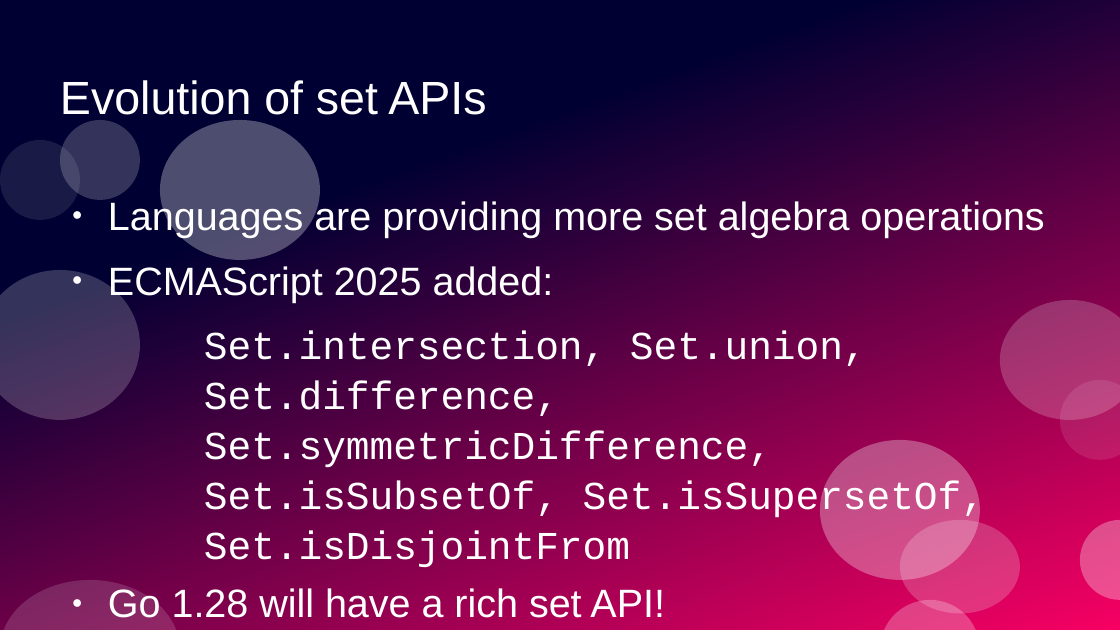
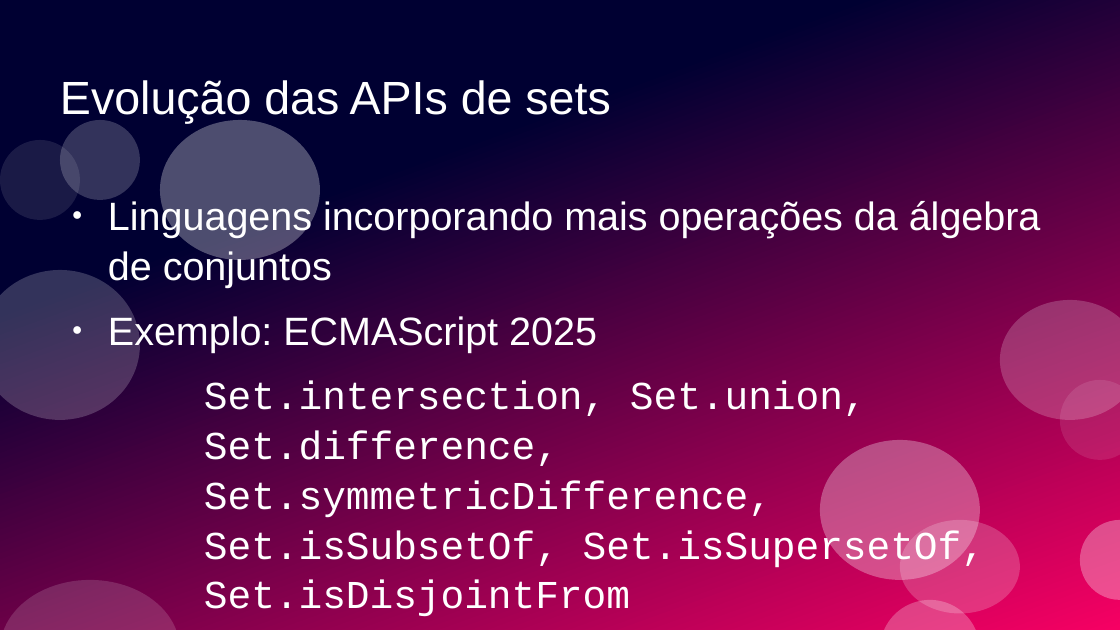
Before and after one commit to ramalho/sets-in-go, a slide deck: slide 31 of conj-em-go1_28.odp. Drawn at 1120x630 pixels with LibreOffice and Linux fonts; fonts in the diff are those of the drawing. Boxes give left, top, right and bottom in pixels: in the first picture for what was removed or moved away, otherwise in the second. Text is boxed around its words. In the diff, an @@ line names an element or a change of style, - is before the commit and + after.

```diff
--- a/conj-em-go1_28.odp
+++ b/conj-em-go1_28.odp
@@ title at box(60, 80, 610, 123): text changed @@
-Evolution of set APIs
+Evolução das APIs de sets
@@ text at box(108, 199, 1041, 352): text changed @@
-● Languages are providing more set algebra operations
-● ECMAScript 2025 added:
+● Linguagens incorporando mais operações da álgebra de conjuntos
+● Exemplo: ECMAScript 2025
@@ text at box(108, 588, 665, 618): paragraph removed @@
-● Go 1.28 will have a rich set API!
```
Also in this commit, not shown: 52 other slides changed, 12 slides added, 9 slides removed, 5 other files.
